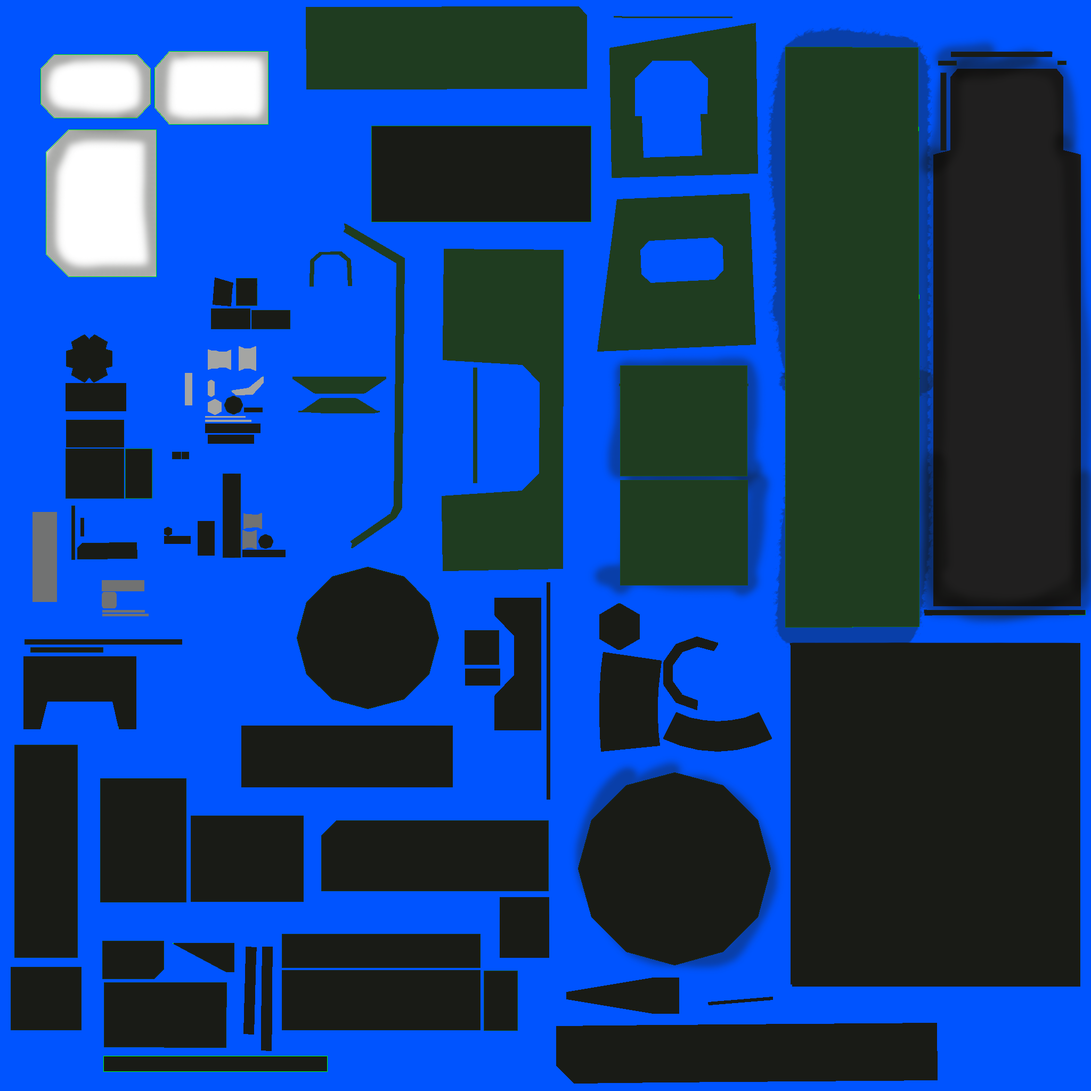
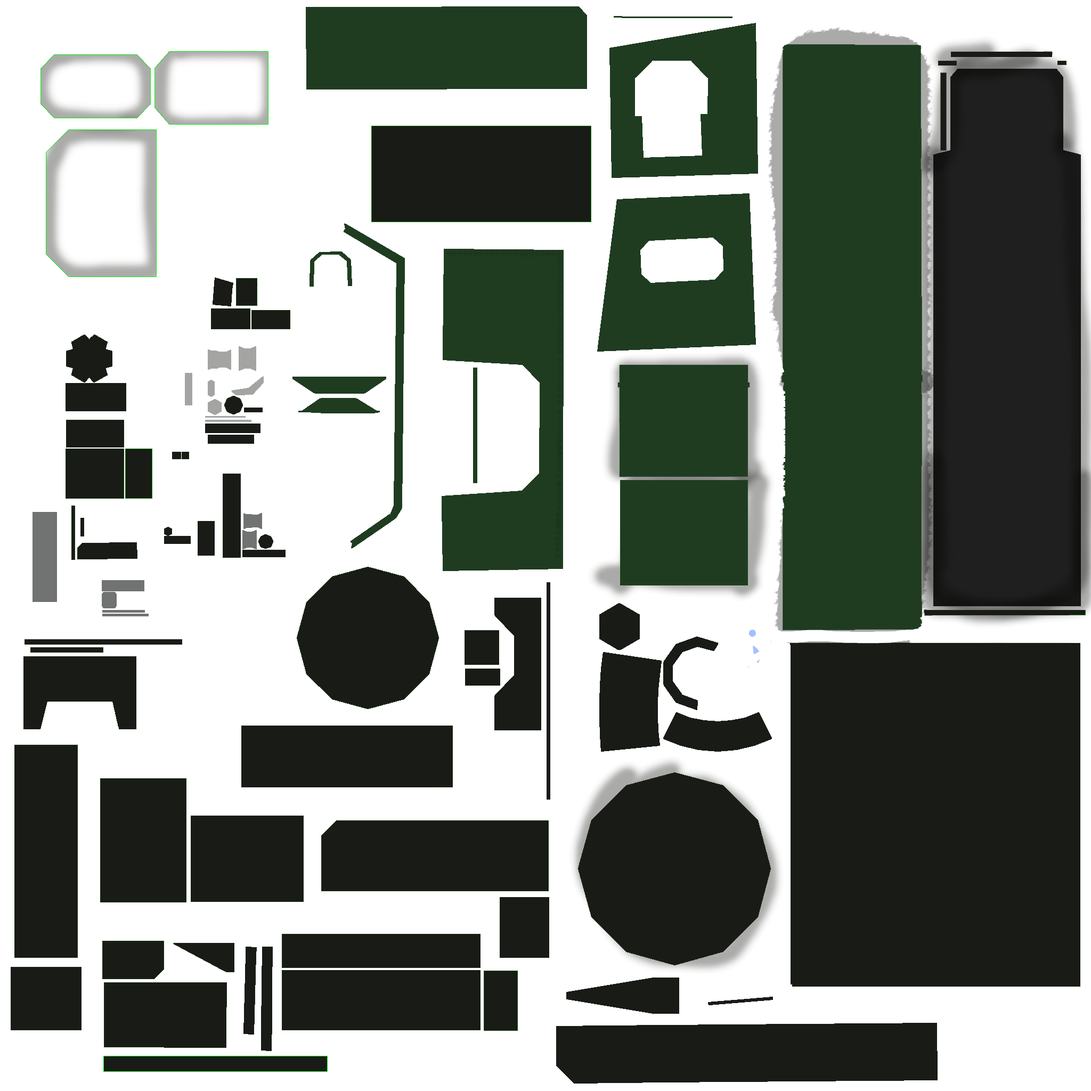
Comparing the layer stacks of the two 1091px x 1091px images. Changes:
renamed "Layer 0 copy" to "Layer 8", showed it, painted on it over [10, 6, 1087, 1085]
moved "Layer 1" above "Layer 0", painted on it over [0, 0, 1091, 1091]
painted on "Layer 0" over [567, 23, 1091, 977]
